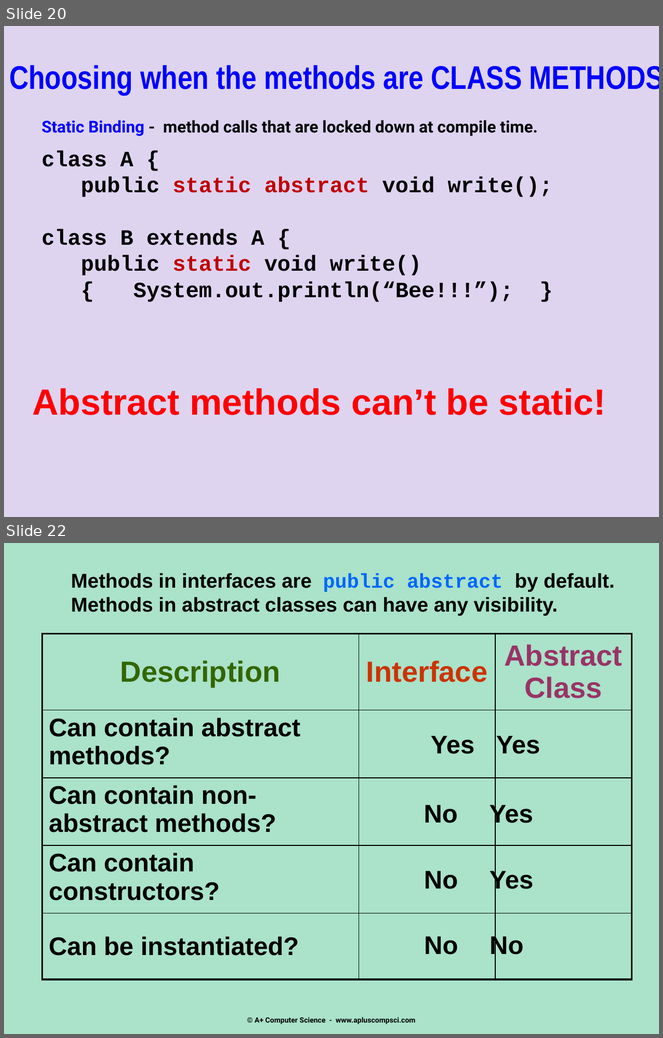
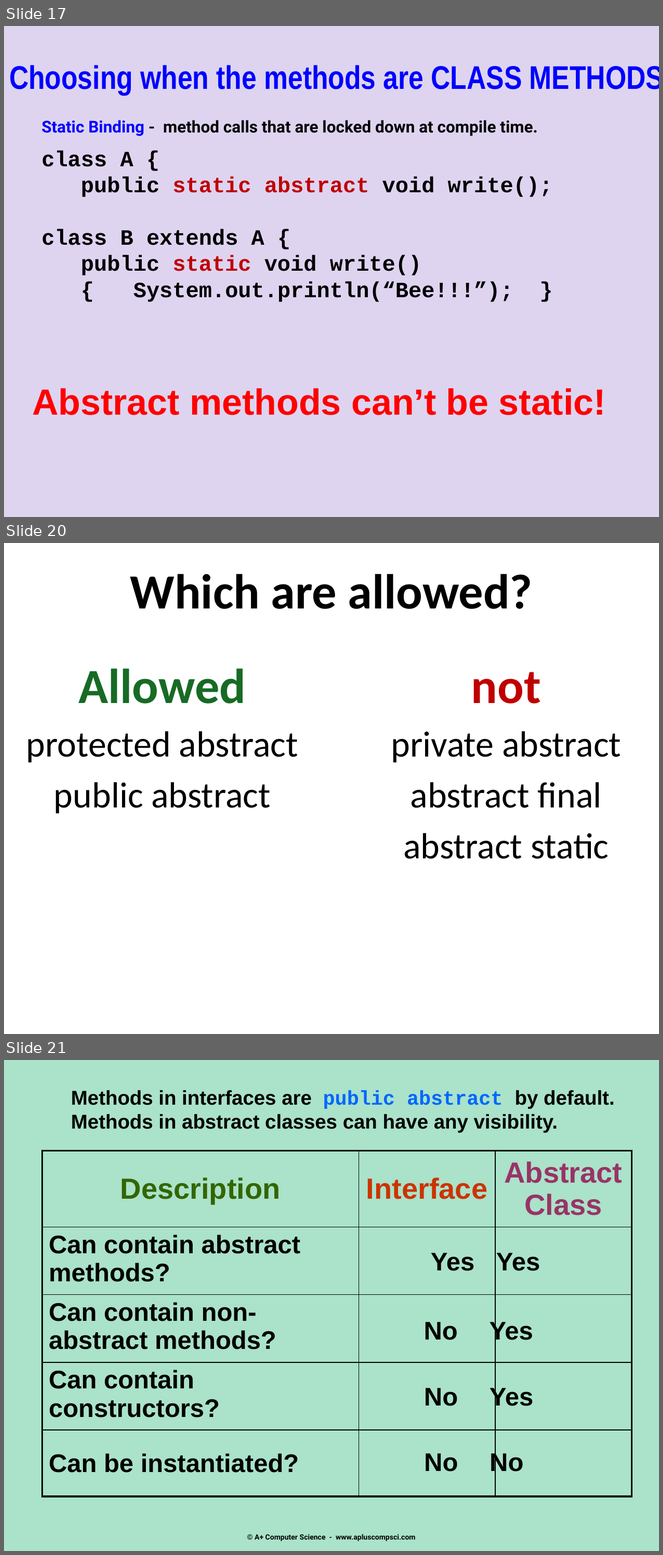
Before and after one commit to Cy-FairCS/cs3, a slide deck: u04b_abstractClasses/notes/_abstract_classes - Day 2.pptx. Shown one above the other, each under a label of ours: slides 20 and 22 before the commit, slides 17, 20 and 21 after it; the slides between them are not shown. The pictures are 663x1038 and 663x1555 pixels, drawn with LibreOffice and Linux fonts; fonts in the diff are those of the drawing. Boxes give left, top, right and bottom in pixels: in the first picture for what was removed or moved away, otherwise in the second. Text is boxed around its words. In the diff, an @@ line names an element or a change of style, - is before the commit and + after.

Commit message:
Update Abstract Classes ppt 2

```diff
--- a/u04b_abstractClasses/notes/_abstract_classes - Day 2.pptx
+++ b/u04b_abstractClasses/notes/_abstract_classes - Day 2.pptx
@@ slide 20 added at [4,543,659,1034], background #FFFFFF @@
@@ title added at [130,574,533,609], 54 pt, text #000000, bold @@
+Which are allowed?
@@ text added at [26,668,298,814], 40 pt, text #000000 @@
+Allowed
+protected abstract
+public abstract
@@ text added at [391,672,621,859], 40 pt, text #000000 @@
+not
+private abstract
+abstract final
+abstract static
@@ what was slide 20 is now slide 17 @@
@@ what was slide 22 is now slide 21 @@
```
Also in this commit, not shown: 5 slides changed, 4 other slides added, 6 slides removed.
